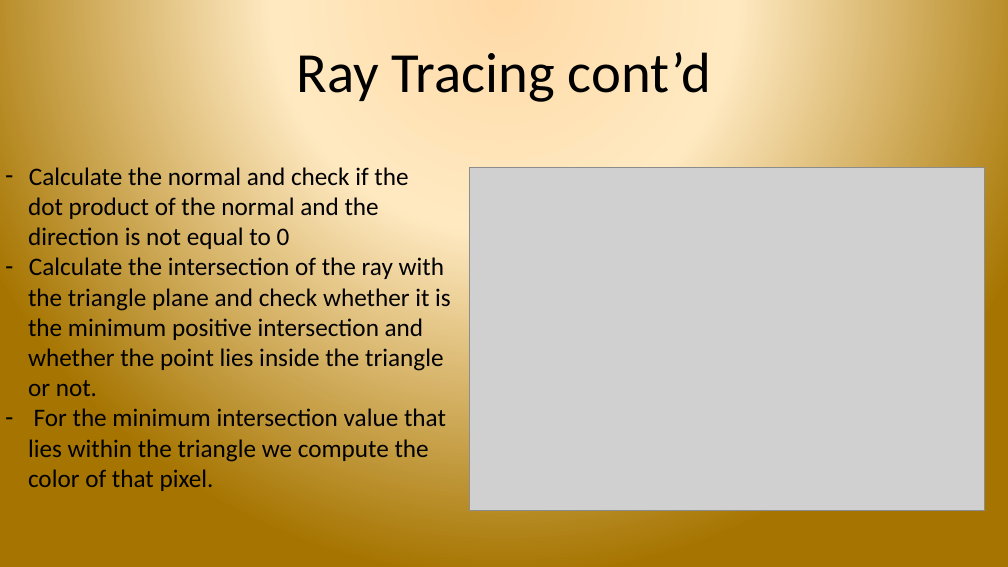
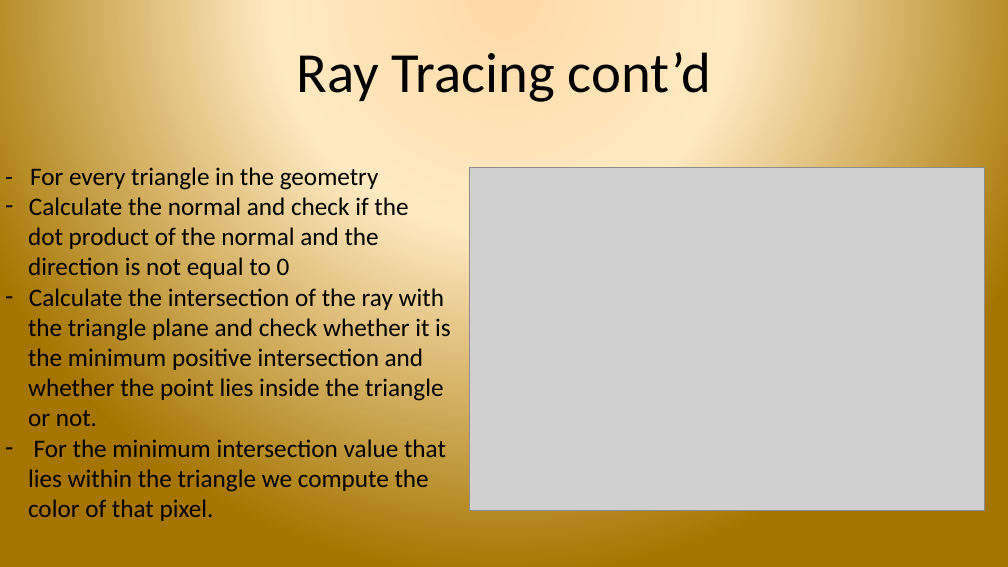
Before and after one commit to sreepada/CSCI580Project, a slide deck: slide 8 of documentation/FinalPresentation_UncannyValley.pptx (slide 6 before the commit). Drawn at 1008x567 pixels with LibreOffice and Linux fonts; fonts in the diff are those of the drawing; grey boxes stand for pictures; background and template pictures are left out. Boxes give left, top, right and bottom in pixels: in the first picture for what was removed or moved away, otherwise in the second. Text is boxed around its words. In the diff, an @@ line names an element or a change of style, - is before the commit and + after.

```diff
--- a/documentation/FinalPresentation_UncannyValley.pptx
+++ b/documentation/FinalPresentation_UncannyValley.pptx
@@ text at <box>30,167,379,190</box>: paragraph added @@
+- For every triangle in the geometry
```
Also in this commit, not shown: 3 other slides changed, 5 slides added, 1 slide removed, 3 other files.
